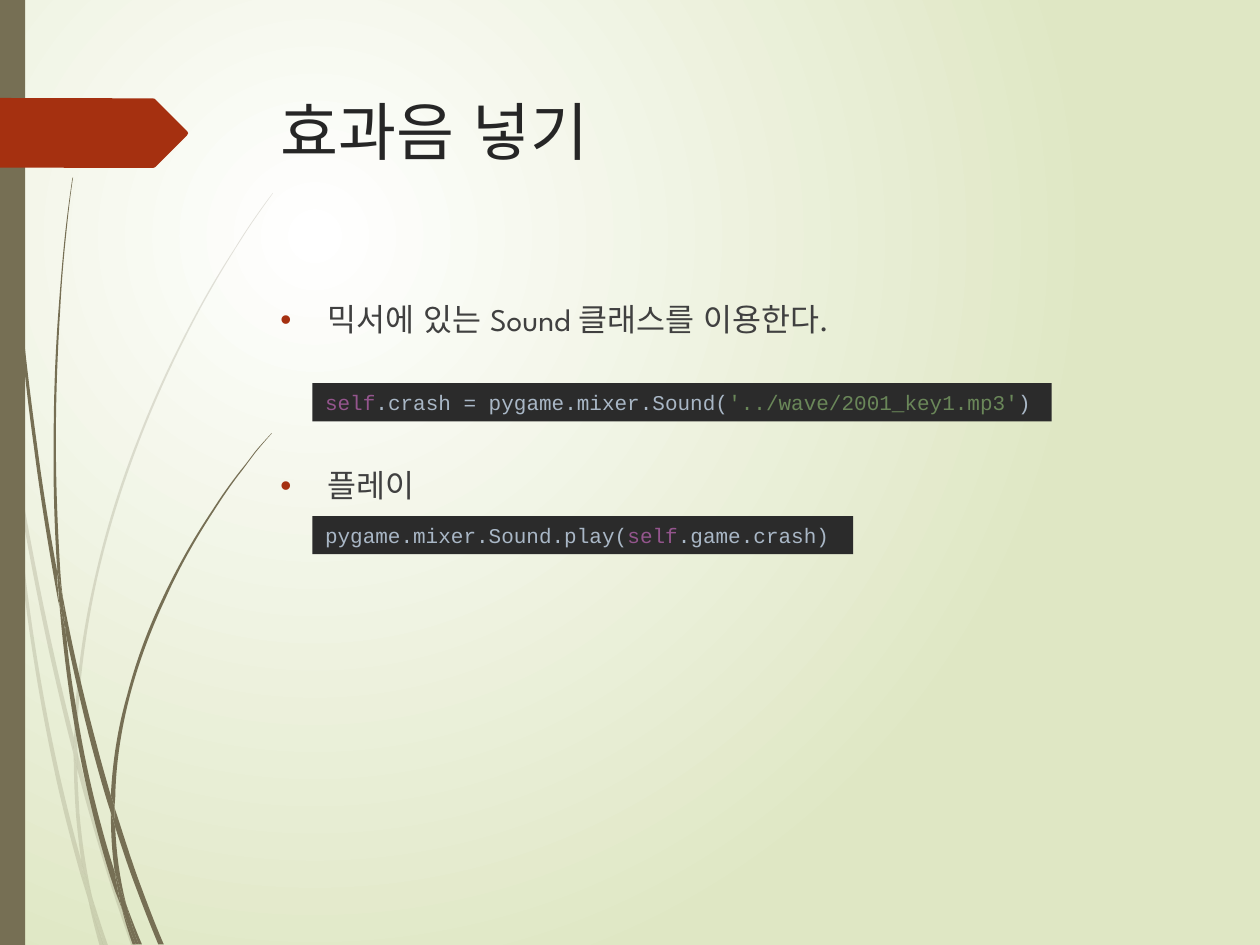
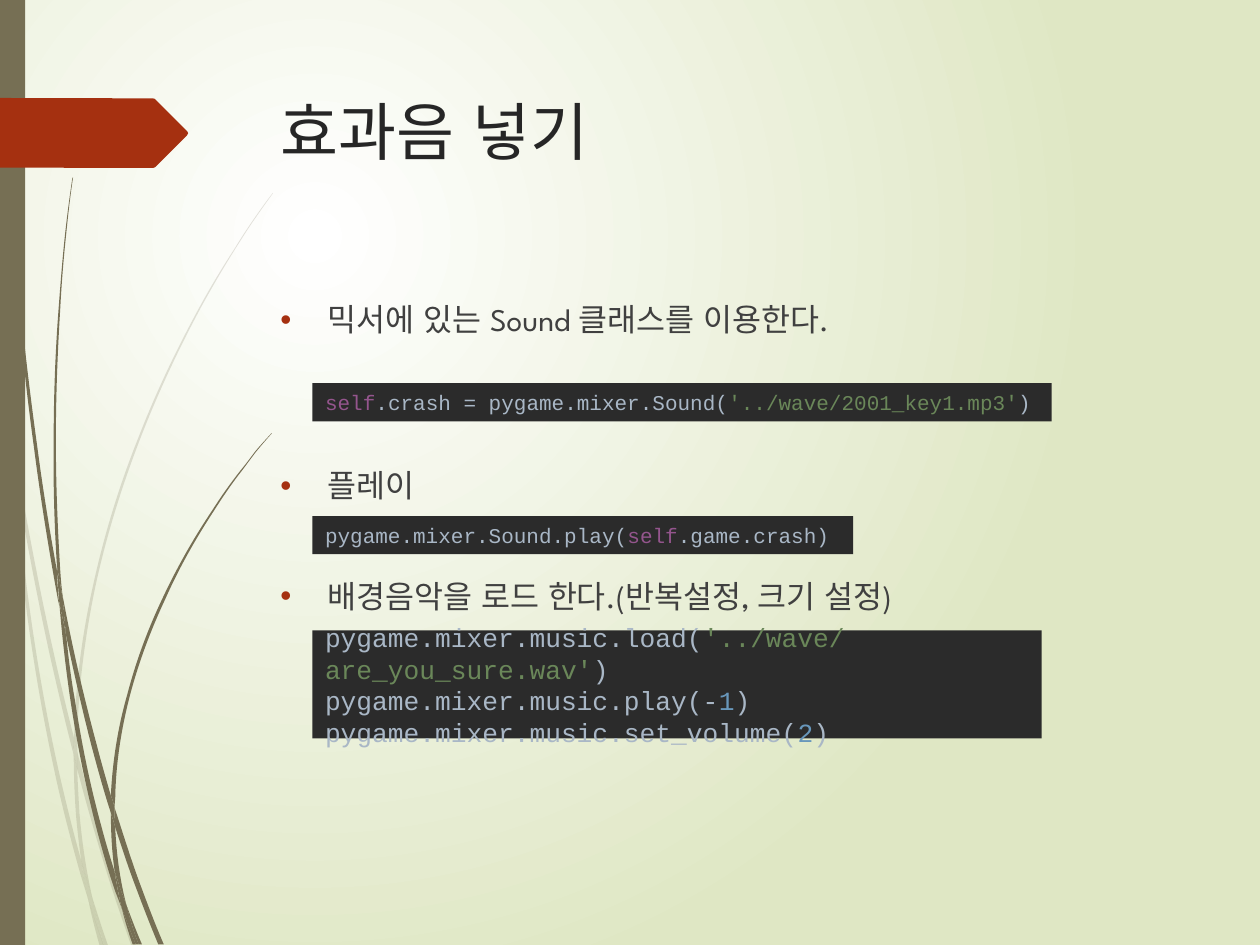
Before and after one commit to freshmea/weizman_python_class, a slide deck: slide 8 of textbook/파이썬6-2교시.pptx (slide 7 before the commit). Drawn at 1260x945 pixels with LibreOffice and Linux fonts; fonts in the diff are those of the drawing. Boxes give left, top, right and bottom in pixels: in the first picture for what was removed or moved away, otherwise in the second. Text is boxed around its words. In the diff, an @@ line names an element or a change of style, - is before the commit and + after.

```diff
--- a/textbook/파이썬6-2교시.pptx
+++ b/textbook/파이썬6-2교시.pptx
@@ text at bbox=[328, 582, 891, 614]: paragraph added @@
+• 배경음악을 로드 한다.(반복설정, 크기 설정)
@@ rectangle added at bbox=[312, 630, 1042, 738], fill #2B2B2B, 15 pt, text #A9B7C6 @@
+pygame.mixer.music.load('../wave/are_you_sure.wav')
+pygame.mixer.music.play(-1)
+pygame.mixer.music.set_volume(2)
```
Also in this commit, not shown: 4 other slides changed, 3 slides added, 4 slides removed, 5 other files.
